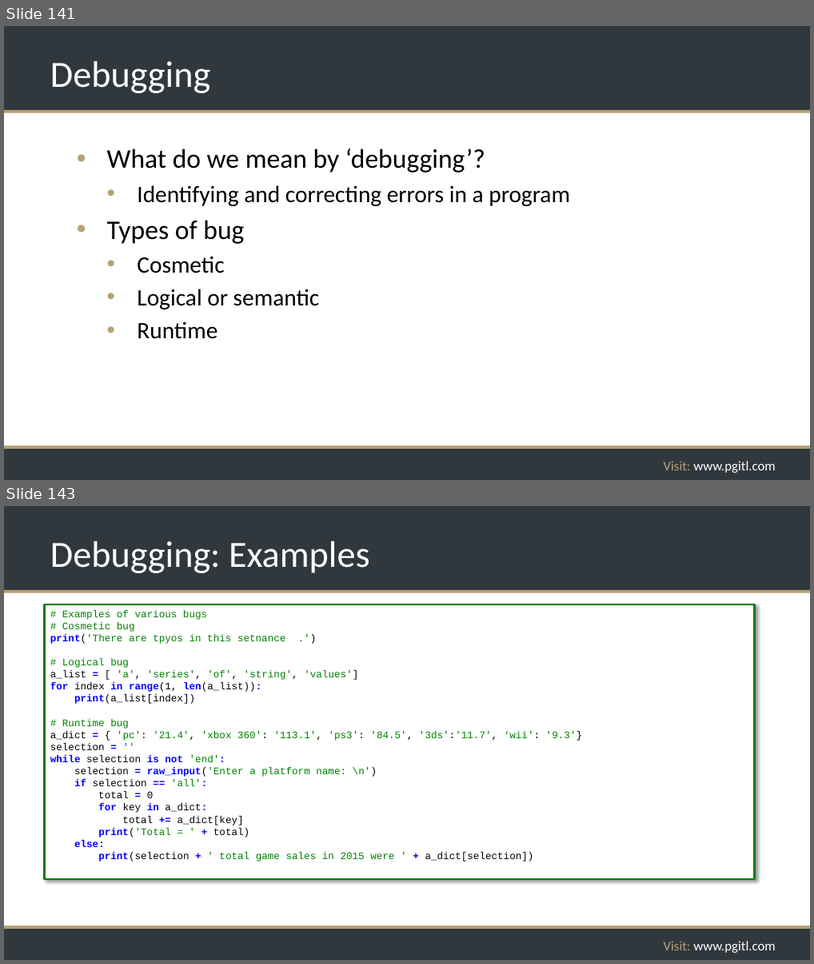
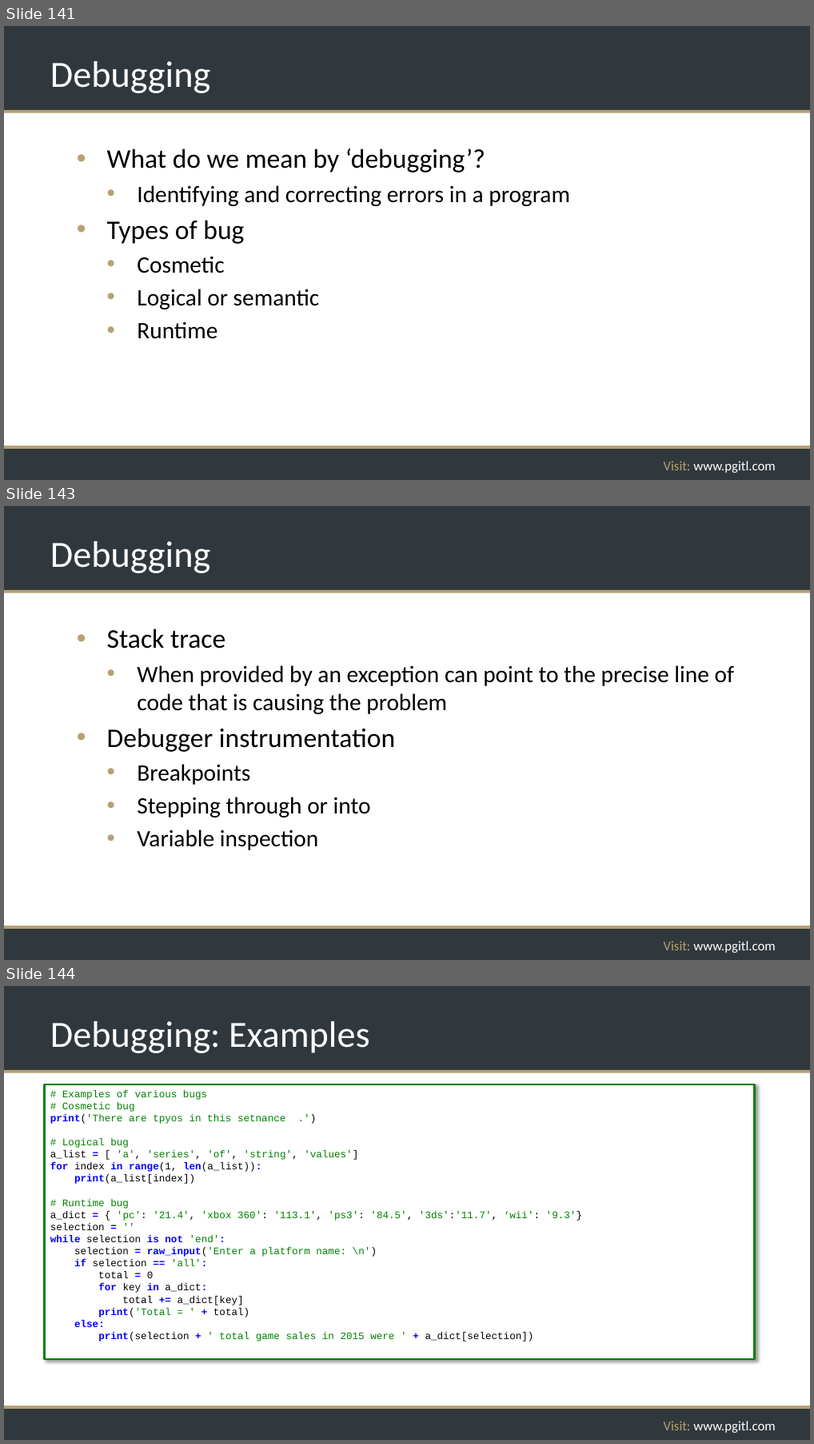
Before and after one commit to rikkouri/project-a, a slide deck: Programming Foundations.pptx. Shown one above the other, each under a label of ours: slides 141 and 143 before the commit, slides 141, 143 and 144 after it; the slides between them are not shown. The pictures are 814x964 and 814x1444 pixels, drawn with LibreOffice and Linux fonts; fonts in the diff are those of the drawing; background and template pictures are left out. Boxes give left, top, right and bottom in pixels: in the first picture for what was removed or moved away, otherwise in the second. Text is boxed around its words. In the diff, an @@ line names an element or a change of style, - is before the commit and + after.

```diff
--- a/Programming Foundations.pptx
+++ b/Programming Foundations.pptx
@@ slide 143 added at bbox=[4, 506, 810, 960], background #FFFFFF; not listed: 5 template elements that a slide beside it also shows @@
@@ title added at bbox=[50, 541, 210, 573], 44 pt, text #FFFFFF @@
+Debugging
@@ text added at bbox=[107, 628, 734, 850], 28 pt, text #000000 @@
+• Stack trace
+  • When provided by an exception can point to the precise line of code that is causing the problem
+• Debugger instrumentation
+  • Breakpoints
+  • Stepping through or into
+  • Variable inspection
@@ what was slide 143 is now slide 144 @@
```
Also in this commit, not shown: 5 slides changed, 2 other files.
